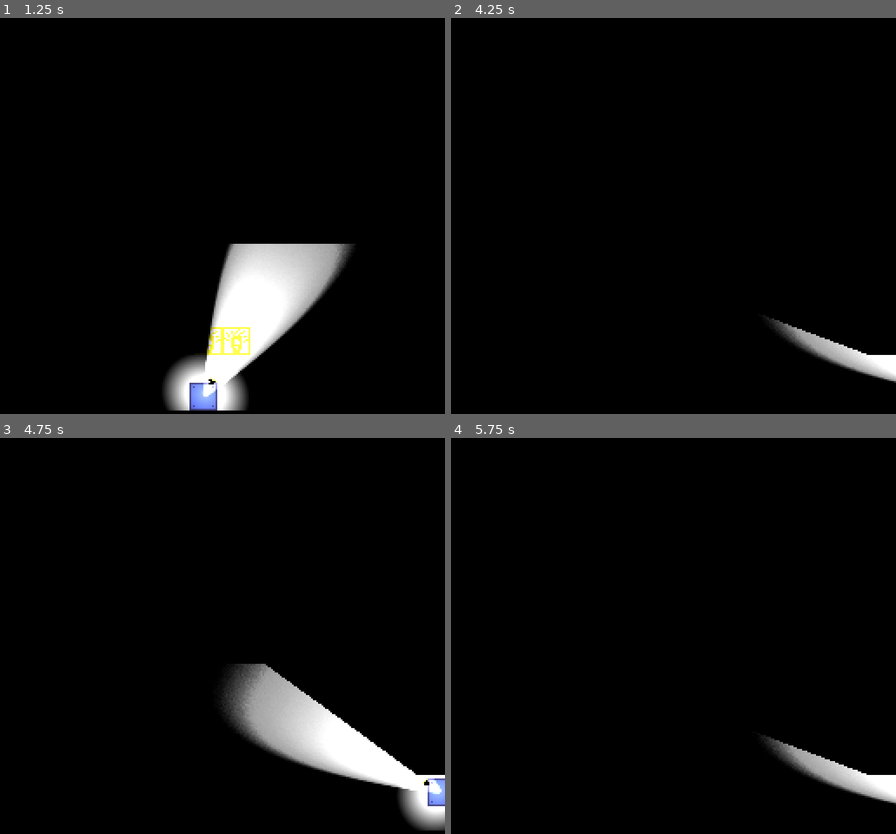
Above: before the commit, frames 1-4 (two rows, left to right).
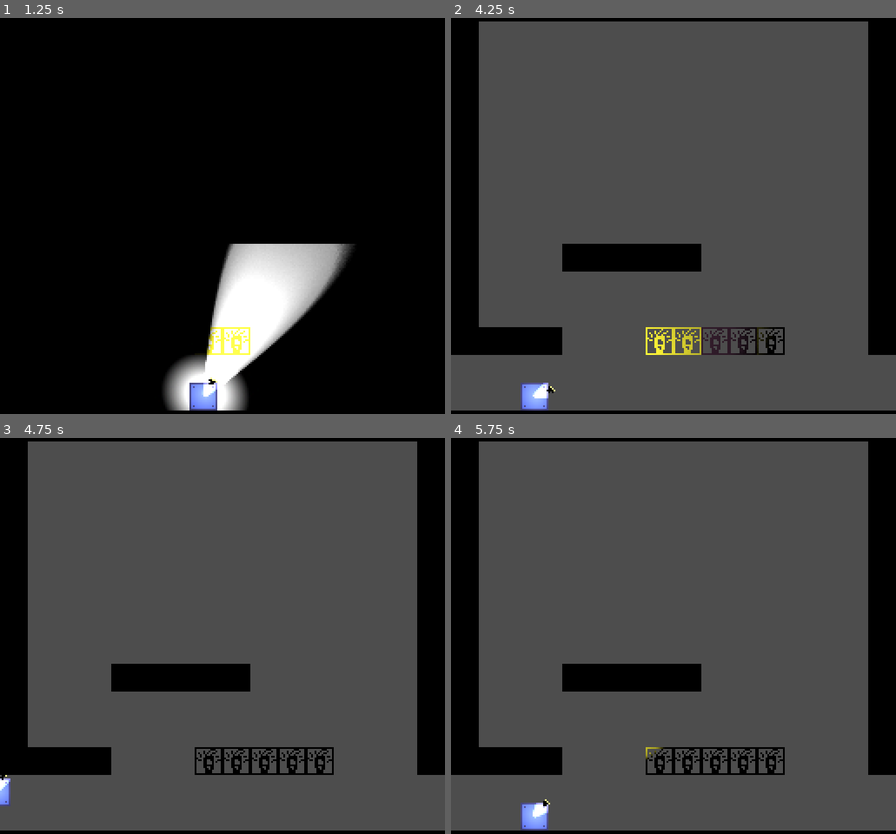
Above: after the commit, the same moments.

Repository: DylanPerry2098/ScreenTear
Game: Godot game, scene res://scenes/levels/level_1.tscn
Two runs of this game, one before a commit and one after it. Both use one fixed random seed, a clock stepped at 60 frames per second and the inputs below. This scene is started directly instead of the project's main scene.
Inputs (mouse positions are in pixels of both pictures, inside the frame that each line leads up to):
- Up to frame 1 (1.25 s): tap Enter at 0.5 s; move the mouse to (320, 192) at 0.52 s; hold D (move_right) from 0.53 s (still down); tap E (interact) at 0.6 s; tap Space (jump) at 0.77 s
- Up to frame 2 (4.25 s): move the mouse to (584, 239) at 1.27 s; tap E (interact) every 0.75 s from 1.35 to 3.6 s; tap Space (jump) at 1.52, 3.02, 3.77 s; move the mouse to (718, 117) at 2.02 s; release D (move_right) at 2.03 s; hold A (move_left) 2.03-2.78 s; move the mouse to (651, 303) at 2.77 s; hold D (move_right) from 2.78 s (still down); move the mouse to (807, 283) at 3.52 s
- Up to frame 3 (4.75 s): move the mouse to (89, 568) at 4.27 s; release D (move_right) at 4.28 s; hold A (move_left) from 4.28 s (still down); tap E (interact) at 4.35 s; tap Space (jump) at 4.52 s
- Up to frame 4 (5.75 s): move the mouse to (695, 636) at 5.02 s; release A (move_left) at 5.03 s; hold D (move_right) from 5.03 s (still down); tap E (interact) at 5.1 s

Frame 1 is identical in both runs. In frame 2, 84% of the frame differs, in the area x 0-100%, y 0-100%; in frame 3, 83%; in frame 4, 83%.

Commit message:
Camera2D
The camera now transitions between rooms. Just used limits and updated them when a hidden hitbox was exited

Diff:
--- /dev/null
+++ b/scenes/gizmos/cam_transition_area.tscn
@@ -0,0 +1,11 @@
+[gd_scene format=3 uid="uid://bl7ln7l3qi0g4"]
+
+[sub_resource type="RectangleShape2D" id="RectangleShape2D_ahet1"]
+size = Vector2(16, 32)
+
+[node name="CamTransitionArea" type="Area2D" unique_id=2052498669]
+collision_layer = 0
+collision_mask = 2
+
+[node name="CollisionShape2D" type="CollisionShape2D" parent="." unique_id=1801947296]
+shape = SubResource("RectangleShape2D_ahet1")
--- a/scenes/levels/level_1.tscn
+++ b/scenes/levels/level_1.tscn
@@ -1,10 +1,13 @@
 [gd_scene format=4 uid="uid://c3hrmhinkf4bk"]
 
 [ext_resource type="TileSet" uid="uid://dly4ptcg7muyp" path="res://resources/placeholder.tres" id="1_6iamk"]
+[ext_resource type="Script" uid="uid://dbnhd8i0bfe1a" path="res://scripts/level_1.gd" id="1_6761a"]
 [ext_resource type="PackedScene" uid="uid://beyip80fsaqxw" path="res://scenes/characters/player.tscn" id="2_nsrm0"]
 [ext_resource type="PackedScene" uid="uid://cjowb85tb4dkv" path="res://scenes/gizmos/pressure_plate.tscn" id="3_nsrm0"]
+[ext_resource type="PackedScene" uid="uid://bl7ln7l3qi0g4" path="res://scenes/gizmos/cam_transition_area.tscn" id="5_sk5k4"]
 
 [node name="Level1" type="Node2D" unique_id=330516812]
+script = ExtResource("1_6761a")
 
 [node name="ColorRect" type="ColorRect" parent="." unique_id=156909986]
 offset_right = 256.0
@@ -22,3 +25,15 @@
 
 [node name="PressurePlate" parent="." unique_id=18738573 instance=ExtResource("3_nsrm0")]
 position = Vector2(153, 240)
+
+[node name="Camera2D" type="Camera2D" parent="." unique_id=628639797]
+anchor_mode = 0
+limit_left = 0
+limit_top = 0
+limit_right = 256
+limit_bottom = 256
+
+[node name="CamTransitionArea" parent="." unique_id=2052498669 instance=ExtResource("5_sk5k4")]
+position = Vector2(256, 224)
+
+[connection signal="body_exited" from="CamTransitionArea" to="." method="_on_cam_transition_area_body_exited"]
--- /dev/null
+++ b/scripts/level_1.gd
@@ -0,0 +1,12 @@
+extends Node2D
+
+@onready var cam: Camera2D = $Camera2D
+@onready var cam_trans: Area2D = $CamTransitionArea
+
+func _on_cam_transition_area_body_exited(body: Node2D) -> void:
+	if cam_trans.global_position > body.global_position:
+		cam.limit_left -= 256
+		cam.limit_right -= 256
+	else:
+		cam.limit_left += 256
+		cam.limit_right += 256
Not shown, added: scripts/level_1.gd.uid
